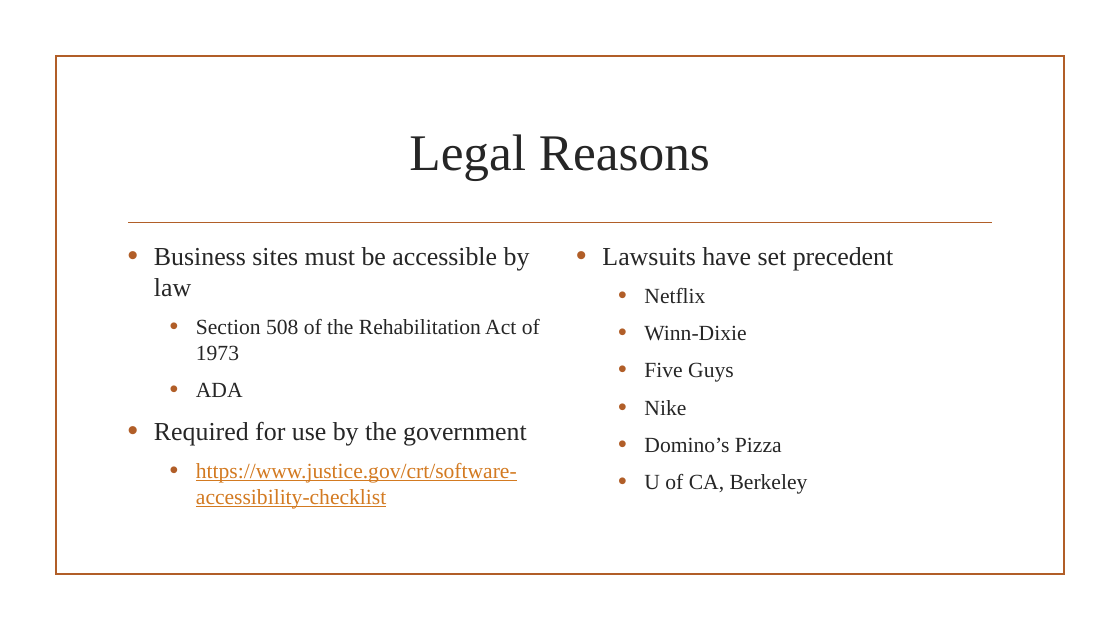
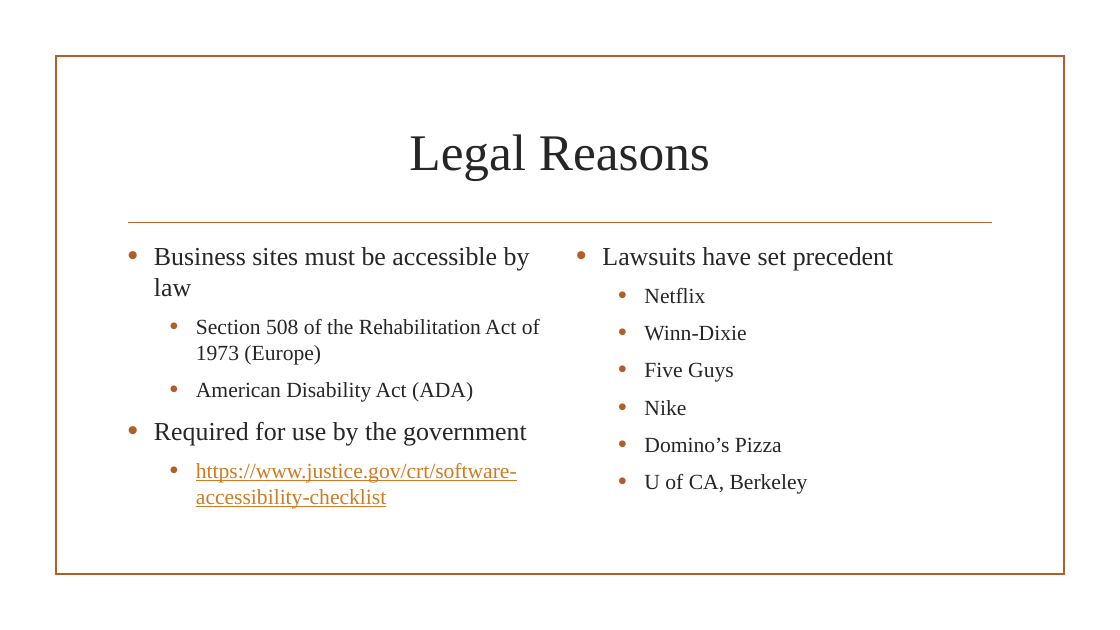
Before and after one commit to Hosch250/MDC2020AccessibilityTalk, a slide deck: slide 3 of MDC Presentation.pptx. Drawn at 1120x630 pixels with LibreOffice and Linux fonts; fonts in the diff are those of the drawing; background and template pictures are left out. Boxes give left, top, right and bottom in pixels: in the first picture for what was removed or moved away, otherwise in the second. Text is boxed around its words. In the diff, an @@ line names an element or a change of style, - is before the commit and + after.

Commit message:
Add new slide

```diff
--- a/MDC Presentation.pptx
+++ b/MDC Presentation.pptx
@@ text at box(196, 319, 540, 402): text changed @@
-  • Section 508 of the Rehabilitation Act of 1973
-  • ADA
+  • Section 508 of the Rehabilitation Act of 1973 (Europe)
+  • American Disability Act (ADA)
```
Also in this commit, not shown: 1 other slide changed, 1 slide added.
